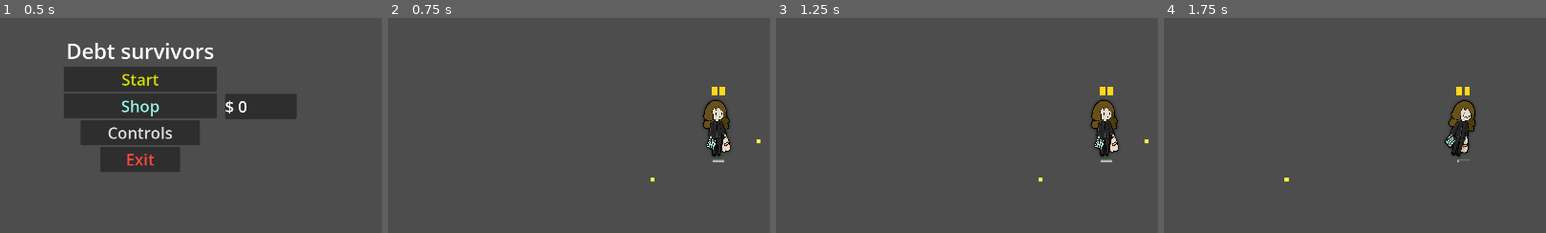
Above: before the commit, frames 1-4 (left to right).
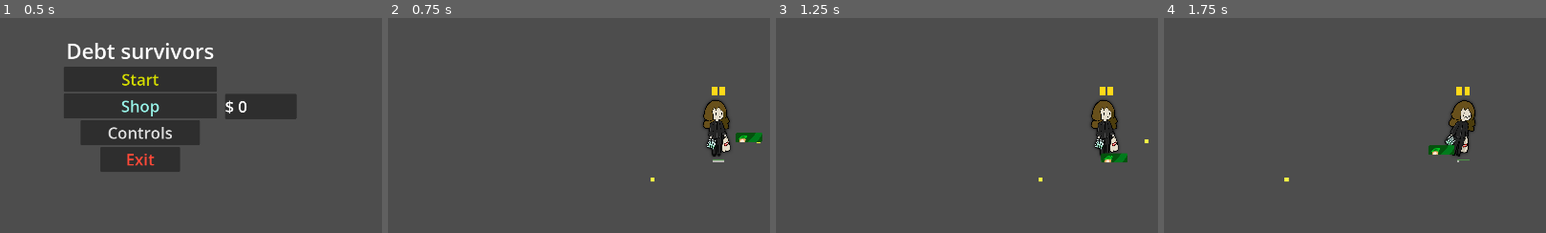
Above: after the commit, the same moments.

Repository: Vilkiy/Debt-Survivors
Game: Godot game, scene res://logic/UI/main_menu/main_menu.tscn
Two runs of this game, one before a commit and one after it. Both use one fixed random seed, a clock stepped at 60 frames per second and the inputs below.
Inputs (mouse positions are % of the whole screen's width and height, from its top left):
- Up to frame 1 (0.5 s): no input
- Up to frame 2 (0.75 s): click "Start" at 0.5 s
- Up to frame 3 (1.25 s): no input
- Up to frame 4 (1.75 s): tap Enter at 1.25 s; move the mouse to (72, 45) at 1.27 s; hold D (move_right) from 1.28 s (still down); tap Space (dash) at 1.35 s; click (72, 45) at 1.42 s
The pictures show only the part of the screen within x 7-57%, y 25-75%; the shares and areas given below are measured in that part.

Frame 1 is identical in both runs. In frame 2, 0.3% of the frame differs, in the area x 91-98%, y 53-58%; in frame 3, 0.3%; in frame 4, 0.3%.

Commit message:
implemneted visuals for the orb

Diff:
--- a/logic/gameplay_elements/weapons/orbit_weapon/orb/orb.tscn
+++ b/logic/gameplay_elements/weapons/orbit_weapon/orb/orb.tscn
@@ -1,6 +1,7 @@
 [gd_scene format=3 uid="uid://c2u8e6goxmt12"]
 
 [ext_resource type="Script" uid="uid://dtpy58uaaoeao" path="res://logic/gameplay_elements/weapons/orbit_weapon/orb/orb.gd" id="1_300el"]
+[ext_resource type="Texture2D" uid="uid://cil1bv4ngonae" path="res://logic/gameplay_elements/weapons/orbit_weapon/orb/elmenhoster.png" id="2_cm7wt"]
 
 [sub_resource type="CircleShape2D" id="CircleShape2D_exvkk"]
 
@@ -11,7 +12,13 @@
 shape = SubResource("CircleShape2D_exvkk")
 
 [node name="Polygon2D" type="Polygon2D" parent="." unique_id=383576925]
+visible = false
 color = Color(1, 1, 0.078431375, 1)
 polygon = PackedVector2Array(-10, -10, 10, -10, 10, -3.5001183, 10, 0.06732559, 10, 10, -10, 10)
 
+[node name="Sprite2D" type="Sprite2D" parent="." unique_id=62975431]
+position = Vector2(7, 6)
+scale = Vector2(0.31300005, 0.31300005)
+texture = ExtResource("2_cm7wt")
+
 [connection signal="body_entered" from="." to="." method="_on_body_entered"]
--- a/logic/playable_characters/Shotgun_Character.tscn
+++ b/logic/playable_characters/Shotgun_Character.tscn
@@ -14,6 +14,7 @@
 [ext_resource type="Texture2D" uid="uid://cs2d8hck1djmj" path="res://visuals/characters/homeless_debt_survivor/dept_survivor_idle1.png" id="5_y63lr"]
 [ext_resource type="Texture2D" uid="uid://ctbeltfnuis14" path="res://visuals/characters/homeless_debt_survivor/dept_survivor_idle2.png" id="6_jjopo"]
 [ext_resource type="PackedScene" uid="uid://by68j4348uh2i" path="res://logic/UI/character_specific/shotgun_character/bullet_display.tscn" id="10_y63lr"]
+[ext_resource type="PackedScene" uid="uid://dlfftm4knh8bb" path="res://logic/gameplay_elements/weapons/orbit_weapon/orbit_weapon.tscn" id="14_symur"]
 [ext_resource type="Script" uid="uid://dpvwuppksliqu" path="res://Assets/Scenes/pause_menu.gd" id="15_3iaiu"]
 
 [sub_resource type="SpriteFrames" id="SpriteFrames_y63lr"]
@@ -121,6 +122,8 @@
 unique_name_in_owner = true
 visible = false
 
+[node name="OrbitWeapon" parent="Weapons" unique_id=1743880968 instance=ExtResource("14_symur")]
+
 [node name="BulletDisplay" parent="." unique_id=1837519910 instance=ExtResource("10_y63lr")]
 
 [node name="CanvasLayer" type="CanvasLayer" parent="." unique_id=1425588000]
Binary file added: logic/gameplay_elements/weapons/orbit_weapon/orb/elmenhoster.png
Not shown, added: logic/gameplay_elements/weapons/orbit_weapon/orb/elmenhoster.png.import
